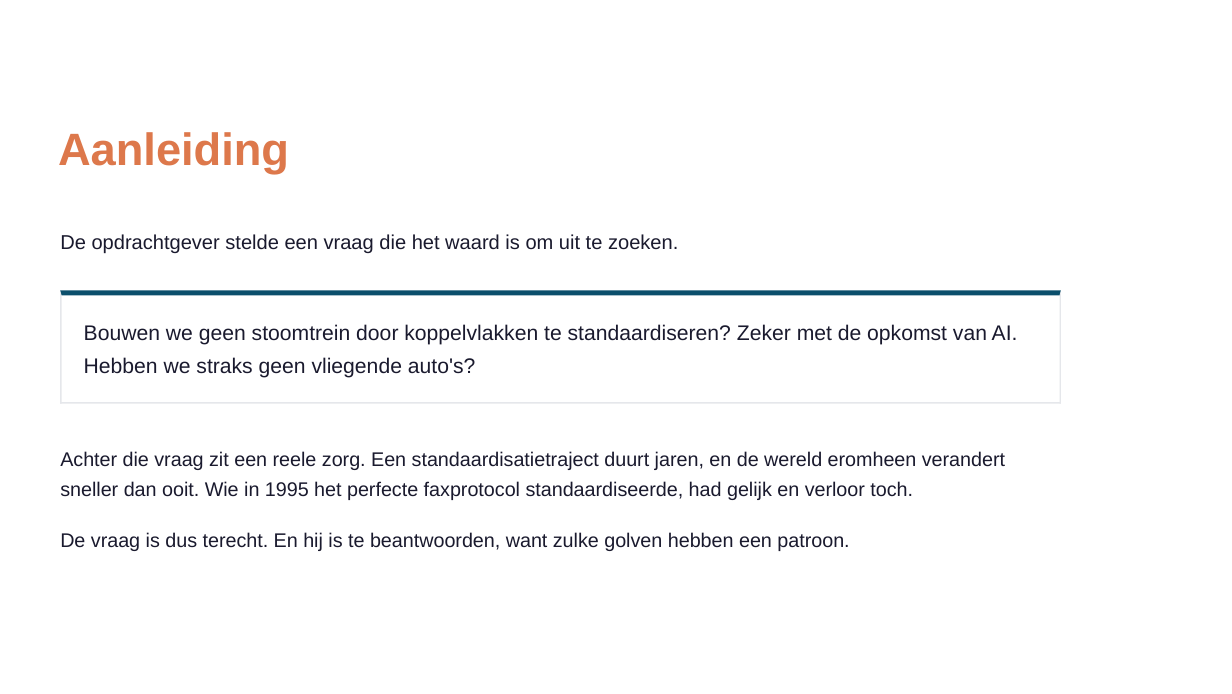
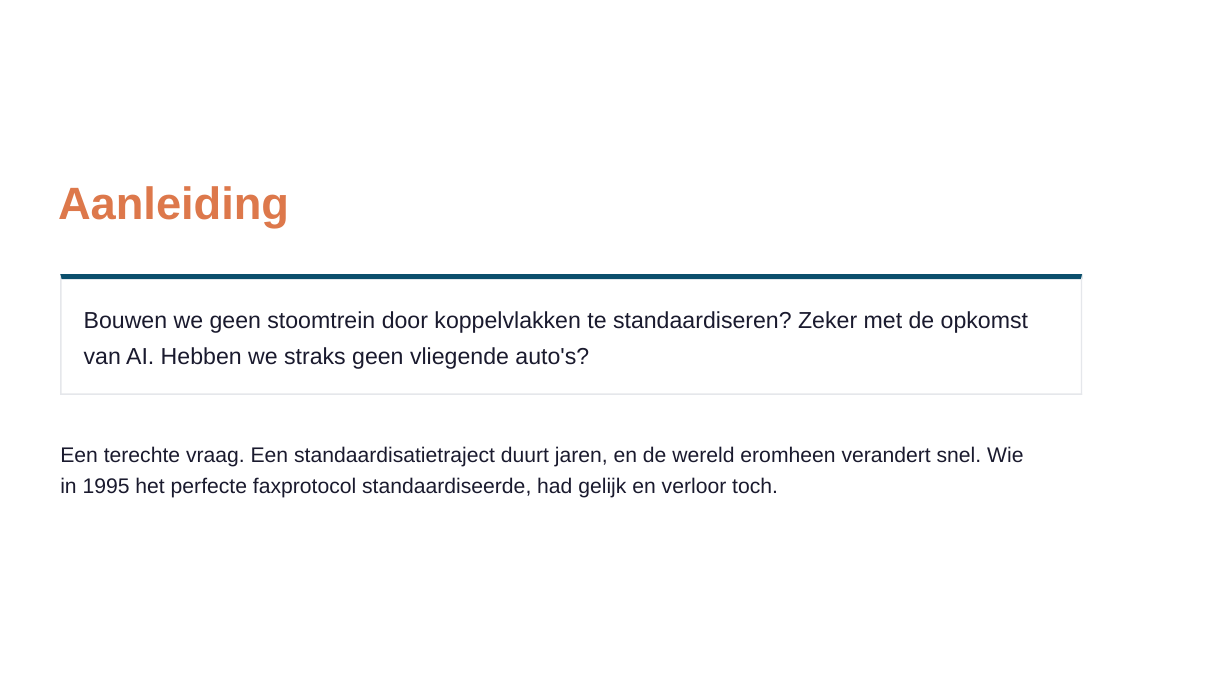
Before and after one commit to Npuls-OKx/meta, a slide deck: slide 2 of presentaties/export/260904_ai_houdbaarheid/260904_ai_houdbaarheid.pptx. Drawn at 1232x694 pixels with LibreOffice and Linux fonts; fonts in the diff are those of the drawing; background and template pictures are left out. Boxes give left, top, right and bottom in pixels: in the first picture for what was removed or moved away, otherwise in the second. Text is boxed around its words. In the diff, an @@ line names an element or a change of style, - is before the commit and + after.

```diff
--- a/presentaties/export/260904_ai_houdbaarheid/260904_ai_houdbaarheid.pptx
+++ b/presentaties/export/260904_ai_houdbaarheid/260904_ai_houdbaarheid.pptx
@@ text "Aanleiding": place and size @@
-text "Aanleiding" at <box>58,132,289,174</box>
+text "Aanleiding" at <box>58,186,289,229</box>
@@ text removed at <box>60,234,678,253</box> @@
-De opdrachtgever stelde een vraag die het waard is om uit te zoeken.
@@ freeform shape: place and size @@
-freeform shape at <box>60,291,1061,404</box>
+freeform shape at <box>60,274,1082,279</box>
@@ freeform shape at <box>60,274,1082,279</box>: fill #FFFFFF to #0B4F6C @@
@@ freeform shape: place and size @@
-freeform shape at <box>1059,291,1061,404</box>
+freeform shape at <box>60,274,62,395</box>
@@ freeform shape: place and size @@
-freeform shape at <box>60,291,1061,296</box>
+freeform shape at <box>60,274,1082,395</box>
@@ freeform shape at <box>60,274,1082,395</box>: fill #0B4F6C to #FFFFFF @@
@@ freeform shape: place and size @@
-freeform shape at <box>60,291,62,404</box>
+freeform shape at <box>1081,274,1082,395</box>
@@ text at <box>84,311,1028,333</box>: text changed; size 12.6 to 13.8 pt @@
-Bouwen we geen stoomtrein door koppelvlakken te standaardiseren? Zeker met de opkomst van AI.
+Bouwen we geen stoomtrein door koppelvlakken te standaardiseren? Zeker met de opkomst
@@ text at <box>84,347,589,369</box>: text changed; size 12.6 to 13.8 pt @@
-Hebben we straks geen vliegende auto's?
+van AI. Hebben we straks geen vliegende auto's?
@@ freeform shape: place and size @@
-freeform shape at <box>60,402,1061,403</box>
+freeform shape at <box>60,393,1082,395</box>
@@ text at <box>60,446,1023,467</box>: text changed; size 11.8 to 12.6 pt @@
-Achter die vraag zit een reele zorg. Een standaardisatietraject duurt jaren, en de wereld eromheen verandert
+Een terechte vraag. Een standaardisatietraject duurt jaren, en de wereld eromheen verandert snel. Wie
@@ text at <box>60,477,778,498</box>: text changed; size 11.8 to 12.6 pt @@
-sneller dan ooit. Wie in 1995 het perfecte faxprotocol standaardiseerde, had gelijk en verloor toch.
+in 1995 het perfecte faxprotocol standaardiseerde, had gelijk en verloor toch.
@@ text removed at <box>60,532,849,551</box> @@
-De vraag is dus terecht. En hij is te beantwoorden, want zulke golven hebben een patroon.
```
Also in this commit, not shown: 5 other slides changed, 2 other files.
